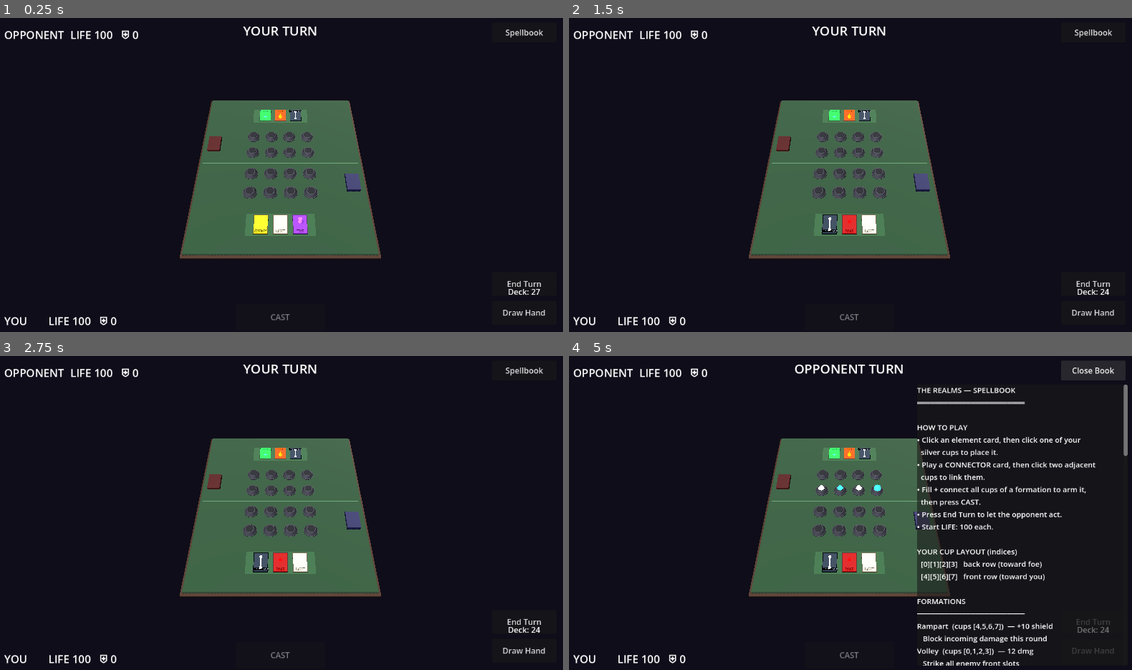
Above: before the commit, frames 1-4 (two rows, left to right).
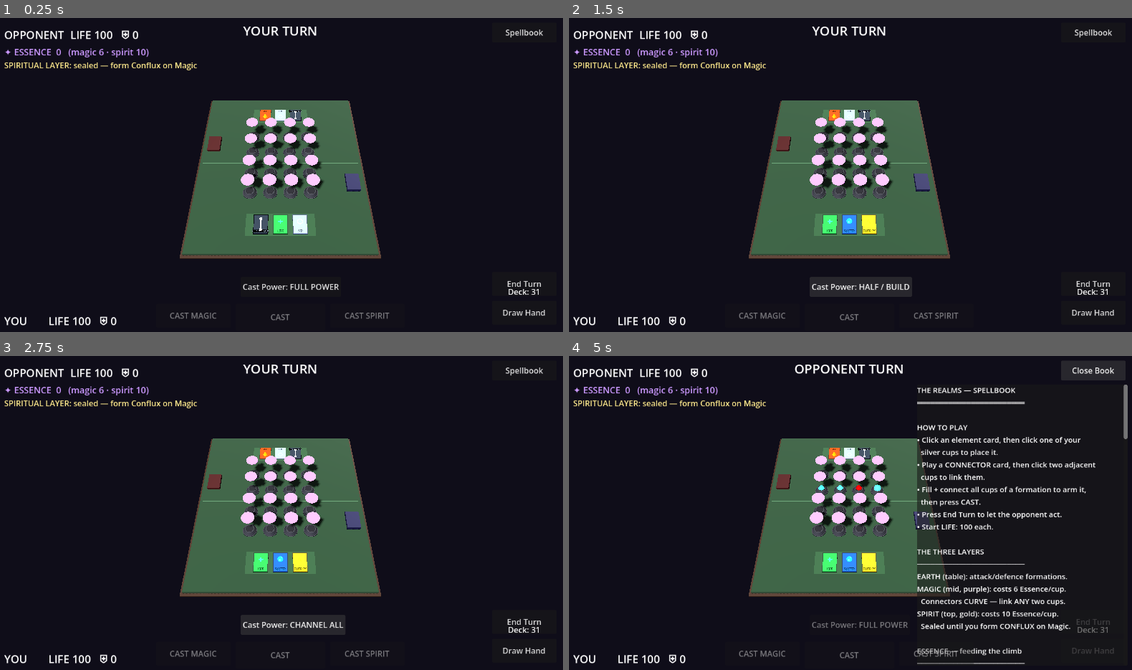
Above: after the commit, the same moments.

Repository: drandyt/the-realms
Game: Godot game, scene res://main.tscn
Two runs of this game, one before a commit and one after it. Both use one fixed random seed, a clock stepped at 60 frames per second and the inputs below.
Inputs (mouse positions are in pixels of both pictures, inside the frame that each line leads up to):
- Up to frame 1 (0.25 s): no input
- Up to frame 2 (1.5 s): click "Draw Hand" at 0.5 s; click (861, 288) at 1.25 s, where only the run after the commit has a clickable "Cast Power: FULL POWER"
- Up to frame 3 (2.75 s): click (292, 626) at 2 s, where only the run after the commit has a clickable "Cast Power: HALF / BUILD"
- Up to frame 4 (5 s): click (861, 626) at 2.75 s, where only the run after the commit has a clickable "Cast Power: CHANNEL ALL"; click "End Turn" at 3.5 s; click "Spellbook" at 4.25 s

The runs differ from the first frame. In frame 1, 3.2% of the frame differs, in the area x 0-96%, y 9-96%; in frame 2, 4.1%; in frame 3, 4.1%; in frame 4, 5.8%, in the area x 0-100%, y 9-99%.

Commit message:
Add Magic/Spiritual layer foundation + Essence + recycling deck
Realises the three-layer design (Earth/Magic/Spiritual, 8 cups each):
- Two elevated crystal cup layers stacked above Earth (Spirit hidden
  until unlocked); player-side interactive
- Finite recycling card pool: placing over an occupied cup or casting
  returns cards to the deck, which constantly reshuffles
- Essence resource banked by Earth casts, scaled by built geometry
  (cup count + internal links)
- Non-binary Cast Power dial: Full / Half(+build) / Channel(++build)
- Magic placement spends Essence; connectors draw free-form CURVED
  bezier bridges between any two cups
- Magic/Spirit formations + Cast buttons; Conflux opens the Spiritual
  layer; Ascendant is an instant-win spell
- Spellbook documents layers, Essence, and the power dial

Stubbed/next: Spiritual cups use the grid layout (polyhedral arrangement
deferred); AI still plays Earth-only.

Co-Authored-By: Claude Opus 4.7 (1M context) <noreply@anthropic.com>

Diff:
--- a/main.gd
+++ b/main.gd
@@ -124,6 +124,55 @@
 var book_btn: Button
 var book_panel: Control
 
+# ── Magic / Spiritual layers (foundation) ─────────────────────
+const MAGIC_Y       := 0.78
+const SPIRIT_Y      := 1.52
+const MAGIC_COST     := 6     # essence to place one magic element
+const SPIRIT_COST    := 10    # essence to place one spiritual element
+const ELEMENT_POOL   := 24    # finite recycling element pool size
+
+var magic_player_slots: Array[Node3D]  = []
+var magic_opp_slots: Array[Node3D]     = []
+var spirit_player_slots: Array[Node3D] = []
+var spirit_opp_slots: Array[Node3D]    = []
+
+var m_slot_contents: Array = []   # player magic cup contents
+var m_connections: Array   = []   # {a, b, bridge}
+var s_slot_contents: Array = []   # player spiritual cup contents
+var s_connections: Array   = []
+
+var player_essence   := 0
+var opponent_essence := 0
+var spirit_unlocked  := false
+
+# Cast power dial: 0 Full (100% dmg, 0 build) · 1 Half (50% dmg, +build) · 2 Channel (0 dmg, ++build)
+var cast_power := 0
+const POWER_NAMES := ["FULL POWER", "HALF / BUILD", "CHANNEL ALL"]
+
+var essence_label: Label
+var power_btn: Button
+var cast_magic_btn: Button
+var cast_spirit_btn: Button
+var spirit_label: Label
+
+var _m_connector_slot1 := -1
+var _s_connector_slot1 := -1
+var _active_m_formation: Dictionary = {}
+var _active_s_formation: Dictionary = {}
+var _active_m_spell := ""
+var _active_s_spell := ""
+
+# Magic formations — index sets over the 8 magic cups (same 0..7 grid)
+const MAGIC_FORMATIONS: Array[Dictionary] = [
+	{ "name": "Sigil",      "slots": [1,2,5,6],         "dmg": 22, "effect": "Arcane burst" },
+	{ "name": "Vortex",     "slots": [0,3,4,7],         "dmg": 26, "effect": "Spiralling ruin" },
+	{ "name": "Conflux",    "slots": [0,1,2,3,4,5,6,7], "dmg": 0,  "effect": "Opens the Spiritual layer" },
+]
+const SPIRIT_FORMATIONS: Array[Dictionary] = [
+	{ "name": "Ascendant", "slots": [0,1,2,3,4,5,6,7], "dmg": 999, "effect": "Unmaking — ends the game" },
+	{ "name": "Pillar",    "slots": [0,1,2,3],         "dmg": 45,  "effect": "Heaven's spear" },
+]
+
 
 func _ready() -> void:
 	get_viewport().physics_object_picking = true
@@ -141,10 +190,17 @@
 	_build_deck(opponent_deck)
 	_deal_opponent_hand()
 
+	_setup_layer_slots(1,  magic_player_slots,  MAGIC_Y,  Color(0.55,0.25,0.85), true)
+	_setup_layer_slots(-1, magic_opp_slots,    MAGIC_Y,  Color(0.55,0.25,0.85), false)
+	_setup_layer_slots(1,  spirit_player_slots, SPIRIT_Y, Color(1.0,0.92,0.55), true, true)
+	_setup_layer_slots(-1, spirit_opp_slots,    SPIRIT_Y, Color(1.0,0.92,0.55), false, true)
+
 	slot_contents.resize(player_slots.size());   slot_contents.fill(null)
 	slot_plasma_mat.resize(player_slots.size());  slot_plasma_mat.fill(null)
 	slot_plasma_color.resize(player_slots.size()); slot_plasma_color.fill(null)
 	opp_slot_contents.resize(opponent_slots.size()); opp_slot_contents.fill(null)
+	m_slot_contents.resize(8); m_slot_contents.fill(null)
+	s_slot_contents.resize(8); s_slot_contents.fill(null)
 
 	_start_player_turn()
 
@@ -239,6 +295,44 @@
 	p.add_child(mi)
 
 
+# ── Elevated layer cups (Magic / Spiritual) ───────────────────
+
+func _setup_layer_slots(side: int, out_slots: Array[Node3D], y: float,
+		tint: Color, interactive: bool, hidden := false) -> void:
+	var start_x := -(COLS - 1) * SLOT_GAP_X / 2.0
+	var layer := "spirit" if y > 1.0 else "magic"
+	for row in ROWS:
+		for col in COLS:
+			var root := Node3D.new()
+			root.position = Vector3(
+				start_x + col * SLOT_GAP_X, y,
+				side * (SLOT_NEAR_Z + row * SLOT_GAP_Z))
+			if side < 0: root.rotation_degrees.y = 180.0
+			if hidden: root.visible = false
+			add_child(root);  out_slots.append(root)
+			_build_crystal_cup(root, tint)
+			if interactive:
+				var area := Area3D.new()
+				var shape := CollisionShape3D.new()
+				var cyl := CylinderShape3D.new();  cyl.radius = 0.30;  cyl.height = 0.40
+				shape.shape = cyl;  shape.position.y = 0.10
+				area.add_child(shape)
+				area.input_event.connect(_on_layer_slot_input.bind(layer, out_slots.size() - 1))
+				root.add_child(area)
+
+
+func _build_crystal_cup(parent: Node3D, tint: Color) -> void:
+	var mat := StandardMaterial3D.new()
+	mat.albedo_color = tint.darkened(0.3)
+	mat.metallic = 0.4;  mat.roughness = 0.15
+	mat.emission_enabled = true;  mat.emission = tint;  mat.emission_energy_multiplier = 0.5
+	_cup_part(parent, mat, 0.24, 0.10, 0.16, Vector3(0, 0.08, 0))
+	var rim := StandardMaterial3D.new()
+	rim.albedo_color = tint;  rim.emission_enabled = true
+	rim.emission = tint;  rim.emission_energy_multiplier = 1.4;  rim.roughness = 0.2
+	_cup_part(parent, rim, 0.25, 0.25, 0.02, Vector3(0, 0.165, 0))
+
+
 # ── Deck piles ────────────────────────────────────────────────
 
 func _setup_deck_pile(side: int) -> void:
@@ -344,7 +438,92 @@
 	canvas.add_child(hp_player_label)
 
 	_setup_spellbook()
+	_setup_layer_ui()
 	_refresh_hp_labels()
+
+
+func _setup_layer_ui() -> void:
+	essence_label = Label.new()
+	essence_label.anchor_left = 0.0;  essence_label.anchor_top = 0.0
+	essence_label.offset_left = 20.0; essence_label.offset_top = 64.0
+	essence_label.offset_right = 320.0; essence_label.offset_bottom = 92.0
+	essence_label.add_theme_font_size_override("font_size", 18)
+	essence_label.add_theme_color_override("font_color", Color(0.8, 0.6, 1.0))
+	canvas.add_child(essence_label)
+
+	spirit_label = Label.new()
+	spirit_label.anchor_left = 0.0;  spirit_label.anchor_top = 0.0
+	spirit_label.offset_left = 20.0; spirit_label.offset_top = 92.0
+	spirit_label.offset_right = 360.0; spirit_label.offset_bottom = 118.0
+	spirit_label.add_theme_font_size_override("font_size", 16)
+	spirit_label.add_theme_color_override("font_color", Color(1.0, 0.92, 0.55))
+	canvas.add_child(spirit_label)
+
+	power_btn = Button.new()
+	power_btn.custom_minimum_size = Vector2(160, 40)
+	power_btn.anchor_left = 0.5;  power_btn.anchor_right = 0.5
+	power_btn.anchor_top  = 1.0;  power_btn.anchor_bottom = 1.0
+	power_btn.offset_left = -80.0;  power_btn.offset_right = 80.0
+	power_btn.offset_top  = -118.0; power_btn.offset_bottom = -78.0
+	power_btn.pressed.connect(_on_power_pressed)
+	canvas.add_child(power_btn)
+
+	cast_magic_btn = Button.new()
+	cast_magic_btn.text = "CAST MAGIC"
+	cast_magic_btn.custom_minimum_size = Vector2(150, 48)
+	cast_magic_btn.anchor_left = 0.5;  cast_magic_btn.anchor_right = 0.5
+	cast_magic_btn.anchor_top  = 1.0;  cast_magic_btn.anchor_bottom = 1.0
+	cast_magic_btn.offset_left = -250.0;  cast_magic_btn.offset_right = -100.0
+	cast_magic_btn.offset_top  = -64.0;   cast_magic_btn.offset_bottom = -16.0
+	cast_magic_btn.disabled = true
+	cast_magic_btn.pressed.connect(_on_cast_magic_pressed)
+	canvas.add_child(cast_magic_btn)
+
+	cast_spirit_btn = Button.new()
+	cast_spirit_btn.text = "CAST SPIRIT"
+	cast_spirit_btn.custom_minimum_size = Vector2(150, 48)
+	cast_spirit_btn.anchor_left = 0.5;  cast_spirit_btn.anchor_right = 0.5
+	cast_spirit_btn.anchor_top  = 1.0;  cast_spirit_btn.anchor_bottom = 1.0
+	cast_spirit_btn.offset_left = 100.0;  cast_spirit_btn.offset_right = 250.0
+	cast_spirit_btn.offset_top  = -64.0;  cast_spirit_btn.offset_bottom = -16.0
+	cast_spirit_btn.disabled = true
+	cast_spirit_btn.pressed.connect(_on_cast_spirit_pressed)
+	canvas.add_child(cast_spirit_btn)
+
+	_refresh_essence_label()
+	_update_power_btn()
+
+
+func _update_power_btn() -> void:
+	power_btn.text = "Cast Power: %s" % POWER_NAMES[cast_power]
+
+
+func _on_power_pressed() -> void:
+	if _turn != "player" or _game_over: return
+	cast_power = (cast_power + 1) % 3
+	_update_power_btn()
+
+
+func _refresh_essence_label() -> void:
+	essence_label.text = "✦ ESSENCE  %d   (magic %d · spirit %d)" % [
+		player_essence, MAGIC_COST, SPIRIT_COST]
+	spirit_label.text = "SPIRITUAL LAYER: %s" % (
+		"OPEN" if spirit_unlocked else "sealed — form Conflux on Magic")
+
+
+func _flash_essence(amt: int) -> void:
+	var lbl := Label3D.new()
+	lbl.text = "+%d ✦ ESSENCE" % amt
+	lbl.font_size = 40;  lbl.pixel_size = 0.005
+	lbl.modulate = Color(0.8, 0.55, 1.0)
+	lbl.outline_size = 8;  lbl.outline_modulate = Color.BLACK
+	lbl.billboard = BaseMaterial3D.BILLBOARD_ENABLED
+	lbl.position = Vector3(1.4, 1.0, 1.6)
+	add_child(lbl)
+	var t := create_tween().set_parallel(true)
+	t.tween_property(lbl, "position:y", 2.2, 1.0)
+	t.tween_property(lbl, "modulate:a", 0.0, 1.0).set_delay(0.4)
+	t.chain().tween_callback(lbl.queue_free)
 
 
 func _setup_spellbook() -> void:
@@ -393,6 +572,33 @@
 	s += "  then press CAST.\n"
 	s += "• Press End Turn to let the opponent act.\n"
 	s += "• Start LIFE: %d each.\n\n" % START_LIFE
+	s += "THE THREE LAYERS\n"
+	s += "────────────────────────\n"
+	s += "EARTH (table): attack/defence formations.\n"
+	s += "MAGIC (mid, purple): costs %d Essence/cup.\n" % MAGIC_COST
+	s += "  Connectors CURVE — link ANY two cups.\n"
+	s += "SPIRIT (top, gold): costs %d Essence/cup.\n" % SPIRIT_COST
+	s += "  Sealed until you form CONFLUX on Magic.\n\n"
+	s += "ESSENCE — feeding the climb\n"
+	s += "────────────────────────\n"
+	s += "Use the Cast Power dial before an Earth cast:\n"
+	s += "• FULL   — full damage, no Essence.\n"
+	s += "• HALF   — half damage, Essence = shape size.\n"
+	s += "• CHANNEL— no damage, double Essence.\n"
+	s += "Bigger / more-connected shapes bank more.\n"
+	s += "Deck is a finite pool: replacing a cup or\n"
+	s += "casting returns those cards, reshuffled.\n\n"
+	s += "MAGIC FORMATIONS\n"
+	s += "────────────────────────\n"
+	for mf in MAGIC_FORMATIONS:
+		s += "%s (cups %s) — %s\n" % [
+			mf["name"], str(mf["slots"]).replace(" ", ""), mf["effect"]]
+	s += "\nSPIRIT FORMATIONS\n"
+	s += "────────────────────────\n"
+	for sf in SPIRIT_FORMATIONS:
+		s += "%s (cups %s) — %s\n" % [
+			sf["name"], str(sf["slots"]).replace(" ", ""), sf["effect"]]
+	s += "\n"
 	s += "YOUR CUP LAYOUT (indices)\n"
 	s += "  [0][1][2][3]   back row (toward foe)\n"
 	s += "  [4][5][6][7]   front row (toward you)\n\n"
@@ -425,23 +631,37 @@
 func _build_deck(target: Array[Dictionary]) -> void:
 	var rng := RandomNumberGenerator.new();  rng.randomize()
 	target.clear()
-	for _i in 24: target.append(ELEMENTS[rng.randi() % ELEMENTS.size()])
-	for _i in 6:  target.append(CONNECTOR)
+	for _i in ELEMENT_POOL: target.append(ELEMENTS[rng.randi() % ELEMENTS.size()])
+	for _i in 10:  target.append(CONNECTOR)
+	_shuffle_deck(target)
+
+
+func _shuffle_deck(target: Array) -> void:
+	var rng := RandomNumberGenerator.new();  rng.randomize()
 	for i in target.size():
 		var j := rng.randi_range(i, target.size() - 1)
-		var tmp := target[i];  target[i] = target[j];  target[j] = tmp
+		var tmp = target[i];  target[i] = target[j];  target[j] = tmp
+
+
+# Recycling pool: a replaced / cleared / unused card returns to the deck,
+# which is re-randomised every time something comes back.
+func _return_to_deck(data) -> void:
+	if data == null: return
+	player_deck.append(data)
+	_shuffle_deck(player_deck)
+	deck_label.text = "Deck: %d" % player_deck.size()
 
 
 func _on_draw_pressed() -> void:
 	if _turn != "player" or _game_over: return
 	_deselect_card()
-	for node in player_hand: node.queue_free()
-	player_hand.clear()
+	_recycle_hand()
 	if player_deck.size() < HAND_COUNT: _build_deck(player_deck)
 	var start_x := -(HAND_COUNT - 1) * HAND_SPACING / 2.0
 	for i in HAND_COUNT:
 		var data: Dictionary = player_deck.pop_back()
 		var card := _make_card(data)
+		card.set_meta("data", data)
 		card.position = Vector3(start_x + i * HAND_SPACING, 0.025, HAND_Z)
 		_add_card_area(card, data);  add_child(card);  player_hand.append(card)
 	deck_label.text = "Deck: %d" % player_deck.size()
@@ -505,10 +725,21 @@
 
 # ── Play element card ─────────────────────────────────────────
 
+func _free_plasma_in(slot: Node3D) -> void:
+	for child in slot.get_children():
+		if child is MeshInstance3D and child.mesh is SphereMesh:
+			child.queue_free()
+
+
 func _play_to_slot(idx: int) -> void:
-	if slot_contents[idx] != null: return
 	var card := _selected_card_node;  var data := _selected_card_data
 	_has_selection = false;  _selected_card_node = null;  _selected_card_data = {}
+	# Replacing an occupied cup: the displaced card recycles into the deck.
+	if slot_contents[idx] != null:
+		_return_to_deck(slot_contents[idx])
+		_free_plasma_in(player_slots[idx])
+		slot_plasma_mat[idx] = null
+		slot_plasma_color[idx] = null
 	player_hand.erase(card);  slot_contents[idx] = data
 
 	var t := create_tween().set_parallel(true)
@@ -989,12 +1220,23 @@
 	var fname: String = _active_formation["name"]
 	var base_dmg: int = FORMATION_BASE_DAMAGE.get(fname, 0)
 	var mult: float   = ELEMENT_MULTIPLIER.get(_active_dominant, 1.0)
-	var damage: int   = int(round(base_dmg * mult))
 	var shield: int   = FORMATION_SHIELD.get(fname, 0)
 	var spell_caption := _active_spell_name
 
+	# Power dial: weaker attack → more Essence banked toward the upper layers.
+	# Essence scales with the GEOMETRY of what you built (cups + internal links).
+	var fslots: Array = _active_formation["slots"]
+	var links := 0
+	for conn in connections:
+		if conn["a"] in fslots and conn["b"] in fslots: links += 1
+	var geom: int = fslots.size() + links
+	var dmg_mult: float = [1.0, 0.5, 0.0][cast_power]
+	var ess_mult: int = [0, 1, 2][cast_power]
+	var damage: int = int(round(base_dmg * mult * dmg_mult))
+	shield = int(round(shield * dmg_mult))
+	player_essence += geom * ess_mult
+
 	if damage > 0:
-		# Apply opponent shield then HP
 		var absorbed: int = min(opponent_shield, damage)
 		opponent_shield -= absorbed
 		var net: int = damage - absorbed
@@ -1003,8 +1245,11 @@
 	if shield > 0:
 		player_shield += shield
 		_flash_shield_on_player(shield, spell_caption)
+	if cast_power > 0:
+		_flash_essence(geom * ess_mult)
 
 	_refresh_hp_labels()
+	_refresh_essence_label()
 	_clear_player_board()
 	_clear_active_formation()
 	formation_label.text = ""
@@ -1057,7 +1302,10 @@
 		var b = conn.get("bridge")
 		if b != null and is_instance_valid(b):
 			b.queue_free()
+	for conn in connections:
+		_return_to_deck(CONNECTOR)
 	for i in slot_contents.size():
+		_return_to_deck(slot_contents[i])
 		slot_contents[i]      = null
 		slot_plasma_mat[i]    = null
 		slot_plasma_color[i]  = null
@@ -1069,7 +1317,10 @@
 func _set_buttons_enabled(on: bool) -> void:
 	draw_btn.disabled     = not on
 	end_turn_btn.disabled = not on
-	cast_btn.disabled     = (not on) or (not _has_active_formation)
+	power_btn.disabled    = not on
+	cast_btn.disabled       = (not on) or (not _has_active_formation)
+	cast_magic_btn.disabled  = (not on) or _active_m_formation.is_empty()
+	cast_spirit_btn.disabled = (not on) or _active_s_formation.is_empty()
 
 
 func _start_player_turn() -> void:
@@ -1081,15 +1332,24 @@
 	turn_label.text = "YOUR TURN"
 
 
+func _recycle_hand() -> void:
+	for node in player_hand:
+		if is_instance_valid(node) and node.has_meta("data"):
+			player_deck.append(node.get_meta("data"))
+		if is_instance_valid(node): node.queue_free()
+	player_hand.clear()
+	_shuffle_deck(player_deck)
+
+
 func _deal_player_hand() -> void:
 	_deselect_card()
-	for node in player_hand: node.queue_free()
-	player_hand.clear()
+	_recycle_hand()
 	if player_deck.size() < HAND_COUNT: _build_deck(player_deck)
 	var start_x := -(HAND_COUNT - 1) * HAND_SPACING / 2.0
 	for i in HAND_COUNT:
 		var data: Dictionary = player_deck.pop_back()
 		var card := _make_card(data)
+		card.set_meta("data", data)
 		card.position = Vector3(start_x + i * HAND_SPACING, 0.025, HAND_Z)
 		_add_card_area(card, data);  add_child(card);  player_hand.append(card)
 	deck_label.text = "Deck: %d" % player_deck.size()
@@ -1313,3 +1573,246 @@
 
 func _on_restart_pressed() -> void:
 	get_tree().reload_current_scene()
+
+
+# ── Magic / Spiritual layer interaction (foundation) ──────────
+
+func _on_layer_slot_input(_c, event, _p, _n, _i, layer: String, idx: int) -> void:
+	if not (event is InputEventMouseButton and event.pressed and event.button_index == MOUSE_BUTTON_LEFT):
+		return
+	if _turn != "player" or _game_over: return
+	if not _has_selection: return
+	if layer == "spirit" and not spirit_unlocked: return
+
+	if _selected_card_data.get("type") == "connector":
+		_handle_layer_connector(layer, idx)
+	else:
+		_place_layer_element(layer, idx)
+
+
+func _layer_slots(layer: String) -> Array:
+	return magic_player_slots if layer == "magic" else spirit_player_slots
+
+func _layer_contents(layer: String) -> Array:
+	return m_slot_contents if layer == "magic" else s_slot_contents
+
+func _layer_connections(layer: String) -> Array:
+	return m_connections if layer == "magic" else s_connections
+
+func _layer_cost(layer: String) -> int:
+	return MAGIC_COST if layer == "magic" else SPIRIT_COST
+
+func _layer_tint(layer: String) -> Color:
+	return Color(0.6,0.3,0.95) if layer == "magic" else Color(1.0,0.9,0.5)
+
+
+func _place_layer_element(layer: String, idx: int) -> void:
+	var cost := _layer_cost(layer)
+	if player_essence < cost:
+		_flash_essence_warn()
+		return
+	var contents := _layer_contents(layer)
+	var slots := _layer_slots(layer)
+	var card := _selected_card_node
+	var data := _selected_card_data
+	_has_selection = false;  _selected_card_node = null;  _selected_card_data = {}
+
+	if contents[idx] != null:
+		_return_to_deck(contents[idx])
+		_free_plasma_in(slots[idx])
+	player_essence -= cost
+	contents[idx] = data
+	player_hand.erase(card)
+	var t := create_tween().set_parallel(true)
+	t.tween_property(card, "scale", Vector3(1.4,1.4,1.4), 0.10)
+	t.chain().tween_property(card, "scale", Vector3.ZERO, 0.18).set_ease(Tween.EASE_IN)
+	t.chain().tween_callback(card.queue_free)
+	await get_tree().create_timer(0.16).timeout
+	_spawn_plasma(slots[idx], data, -1)
+	_refresh_essence_label()
+	_check_layer_formation(layer)
+
+
+func _handle_layer_connector(layer: String, idx: int) -> void:
+	var first := _m_connector_slot1 if layer == "magic" else _s_connector_slot1
+	if first == -1:
+		if layer == "magic": _m_connector_slot1 = idx
+		else: _s_connector_slot1 = idx
+		return
+	if idx == first:
+		if layer == "magic": _m_connector_slot1 = -1
+		else: _s_connector_slot1 = -1
+		return
+	# Magic/Spirit links are free-form: any two cups, no grid adjacency.
+	var card := _selected_card_node
+	_has_selection = false;  _selected_card_node = null;  _selected_card_data = {}
+	player_hand.erase(card)
+	if layer == "magic": _m_connector_slot1 = -1
+	else: _s_connector_slot1 = -1
+	var t := create_tween().set_parallel(true)
+	t.tween_property(card, "scale", Vector3(1.4,1.4,1.4), 0.10)
+	t.chain().tween_property(card, "scale", Vector3.ZERO, 0.18).set_ease(Tween.EASE_IN)
+	t.chain().tween_callback(card.queue_free)
+	await get_tree().create_timer(0.16).timeout
+	_spawn_curved_bridge(layer, first, idx)
+	_check_layer_formation(layer)
+
+
+func _spawn_curved_bridge(layer: String, a: int, b: int) -> void:
+	var slots := _layer_slots(layer)
+	var pa: Vector3 = slots[a].global_position + Vector3(0, 0.16, 0)
+	var pb: Vector3 = slots[b].global_position + Vector3(0, 0.16, 0)
+	var tint := _layer_tint(layer)
+	var lift := 0.35 + pa.distance_to(pb) * 0.18
+	var ctrl := (pa + pb) * 0.5 + Vector3(0, lift, 0)
+
+	var mat := StandardMaterial3D.new()
+	mat.albedo_color = tint;  mat.emission_enabled = true
+	mat.emission = tint;  mat.emission_energy_multiplier = 3.0;  mat.roughness = 0.15
+
+	var bridge := Node3D.new();  add_child(bridge)
+	var segs := 14
+	var prev := pa
+	for s in range(1, segs + 1):
+		var tt := float(s) / segs
+		var omt := 1.0 - tt
+		var pt := omt*omt*pa + 2.0*omt*tt*ctrl + tt*tt*pb
+		var seg := MeshInstance3D.new()
+		var bm := BoxMesh.new()
+		bm.size = Vector3(0.05, 0.05, prev.distance_to(pt))
+		seg.mesh = bm
+		seg.set_surface_override_material(0, mat)
+		seg.position = (prev + pt) * 0.5
+		seg.look_at(pt, Vector3.UP)
+		bridge.add_child(seg)
+		prev = pt
+
+	_layer_connections(layer).append({"a": a, "b": b, "bridge": bridge})
+	bridge.scale = Vector3.ZERO
+	var t := create_tween().set_ease(Tween.EASE_OUT).set_trans(Tween.TRANS_BACK)
+	t.tween_property(bridge, "scale", Vector3.ONE, 0.35)
+
+
+func _check_layer_formation(layer: String) -> void:
+	var contents := _layer_contents(layer)
+	var conns := _layer_connections(layer)
+	var list: Array = MAGIC_FORMATIONS if layer == "magic" else SPIRIT_FORMATIONS
+	# Prefer the LARGEST completed shape — bigger geometry = bigger spell.
+	var formation: Dictionary = {}
+	var best_size := -1
+	for cand in list:
+		var cslots: Array = cand["slots"]
+		var ok := true
+		for i in cslots:
+			if contents[i] == null: ok = false; break
+		if not ok: continue
+		var clinked := false
+		for conn in conns:
+			if conn["a"] in cslots and conn["b"] in cslots: clinked = true; break
+		if not clinked: continue
+		if cslots.size() > best_size:
+			best_size = cslots.size();  formation = cand
+	if not formation.is_empty():
+		var fslots: Array = formation["slots"]
+		var counts: Dictionary = {}
+		for i in fslots:
+			var eid: String = contents[i]["id"]
+			counts[eid] = counts.get(eid, 0) + 1
+		var dom := "";  var top := 0
+		for k in counts:
+			if counts[k] > top: top = counts[k]; dom = k
+		var spell := "%s %s" % [dom.capitalize(), formation["name"]]
+		if layer == "magic":
+			_active_m_formation = formation;  _active_m_spell = spell
+			cast_magic_btn.disabled = (_turn != "player")
+			formation_label.text = "✦ MAGIC: %s — %s" % [spell.to_upper(), formation["effect"]]
+		else:
+			_active_s_formation = formation;  _active_s_spell = spell
+			cast_spirit_btn.disabled = (_turn != "player")
+			formation_label.text = "✦ SPIRIT: %s — %s" % [spell.to_upper(), formation["effect"]]
+		return
+	if layer == "magic":
+		_active_m_formation = {};  cast_magic_btn.disabled = true
+	else:
+		_active_s_formation = {};  cast_spirit_btn.disabled = true
+
+
+func _layer_dominant_mult(layer: String, formation: Dictionary) -> float:
+	var contents := _layer_contents(layer)
+	var counts: Dictionary = {}
+	for i in formation["slots"]:
+		if contents[i] != null:
+			var eid: String = contents[i]["id"]
+			counts[eid] = counts.get(eid, 0) + 1
+	var dom := "";  var top := 0
+	for k in counts:
+		if counts[k] > top: top = counts[k]; dom = k
+	return ELEMENT_MULTIPLIER.get(dom, 1.0)
+
+
+func _on_cast_magic_pressed() -> void:
+	if _turn != "player" or _game_over or _active_m_formation.is_empty(): return
+	var f := _active_m_formation
+	var dmg := int(round(int(f["dmg"]) * _layer_dominant_mult("magic", f)))
+	if dmg > 0:
+		var absorbed: int = min(opponent_shield, dmg)
+		opponent_shield -= absorbed
+		var net: int = dmg - absorbed
+		opponent_hp = max(0, opponent_hp - net)
+		_flash_damage_on_opponent(net, _active_m_spell)
+	if f["name"] == "Conflux":
+		_unlock_spiritual()
+	_clear_layer_board("magic")
+	_active_m_formation = {};  cast_magic_btn.disabled = true
+	formation_label.text = ""
+	_refresh_hp_labels()
+	if opponent_hp <= 0: _end_game(true)
+
+
+func _on_cast_spirit_pressed() -> void:
+	if _turn != "player" or _game_over or _active_s_formation.is_empty(): return
+	var f := _active_s_formation
+	if f["name"] == "Ascendant":
+		_flash_damage_on_opponent(opponent_hp, "ASCENDANT")
+		opponent_hp = 0
+		_refresh_hp_labels()
+		_end_game(true)
+		return
+	var dmg := int(round(int(f["dmg"]) * _layer_dominant_mult("spirit", f)))
+	var absorbed: int = min(opponent_shield, dmg)
+	opponent_shield -= absorbed
+	opponent_hp = max(0, opponent_hp - (dmg - absorbed))
+	_flash_damage_on_opponent(dmg - absorbed, _active_s_spell)
+	_clear_layer_board("spirit")
+	_active_s_formation = {};  cast_spirit_btn.disabled = true
+	formation_label.text = ""
+	_refresh_hp_labels()
+	if opponent_hp <= 0: _end_game(true)
+
+
+func _unlock_spiritual() -> void:
+	spirit_unlocked = true
+	for s in spirit_player_slots: s.visible = true
+	for s in spirit_opp_slots:    s.visible = true
+	_refresh_essence_label()
+	turn_label.text = "✦ THE SPIRITUAL LAYER OPENS ✦"
+
+
+func _clear_layer_board(layer: String) -> void:
+	var contents := _layer_contents(layer)
+	var conns := _layer_connections(layer)
+	var slots := _layer_slots(layer)
+	for slot in slots:
+		_free_plasma_in(slot)
+	for conn in conns:
+		var b = conn.get("bridge")
+		if b != null and is_instance_valid(b): b.queue_free()
+		_return_to_deck(CONNECTOR)
+	for i in contents.size():
+		_return_to_deck(contents[i])
+		contents[i] = null
+	conns.clear()
+
+
+func _flash_essence_warn() -> void:
+	formation_label.text = "Not enough ✦ Essence — cast Earth spells (Half/Channel) to bank it"
